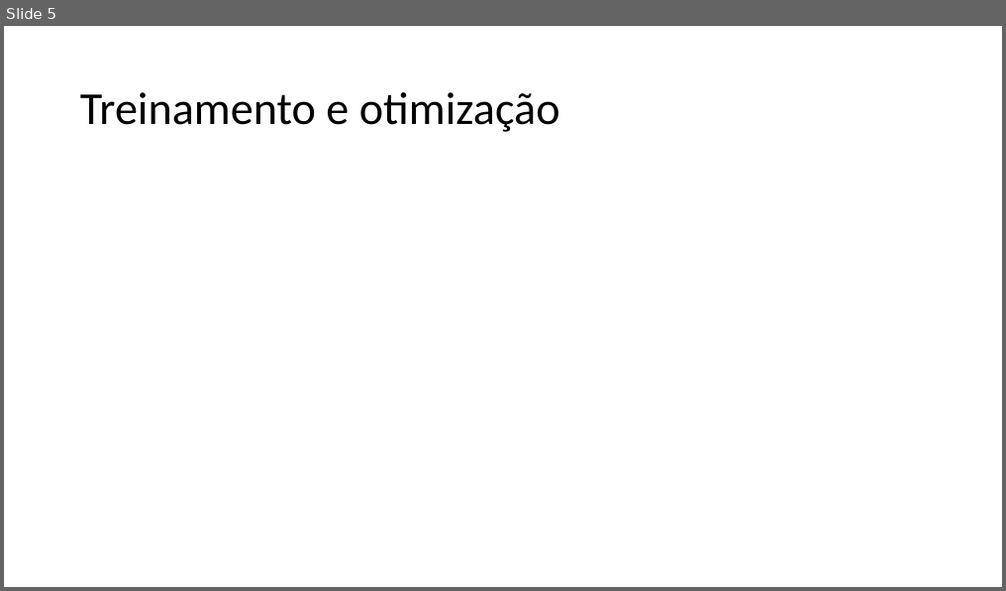
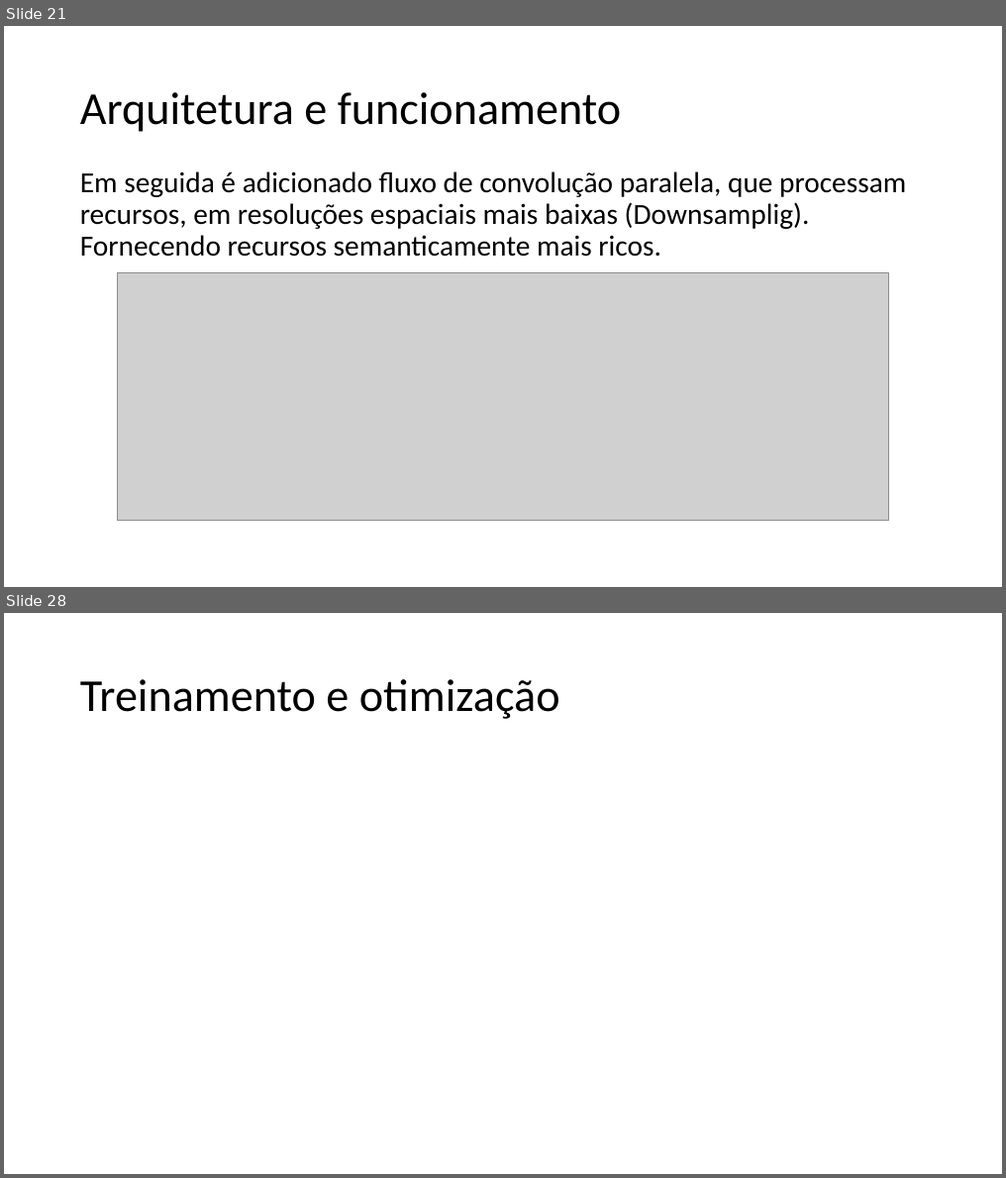
Before and after one commit to HyAgOsK/Research-Machine-Laerning-models, a slide deck: Seminário MirNet/TP558_X_Template.pptx. Shown one above the other, each under a label of ours: slide 5 before the commit, slides 21 and 28 after it; the slides between them are not shown. The pictures are 1006x591 and 1006x1178 pixels, drawn with LibreOffice and Linux fonts; fonts in the diff are those of the drawing; grey boxes stand for pictures. Boxes give left, top, right and bottom in pixels: in the first picture for what was removed or moved away, otherwise in the second. Text is boxed around its words. In the diff, an @@ line names an element or a change of style, - is before the commit and + after.

```diff
--- a/Seminário MirNet/TP558_X_Template.pptx
+++ b/Seminário MirNet/TP558_X_Template.pptx
@@ slide 21 added at [4, 26, 1002, 587], background #FFFFFF @@
@@ title added at [80, 92, 621, 132], 44 pt, text #000000 @@
+Arquitetura e funcionamento
@@ text added at [80, 172, 906, 257], 28 pt, text #000000 @@
+Em seguida é adicionado fluxo de convolução paralela, que processam recursos, em resoluções espaciais mais baixas (Downsamplig). Fornecendo recursos semanticamente mais ricos.
@@ picture added at [117, 274, 889, 521] @@
@@ what was slide 5 is now slide 28 @@
```
Also in this commit, not shown: 2 slides changed, 24 other slides added, 2 slides removed, 5 other files.
